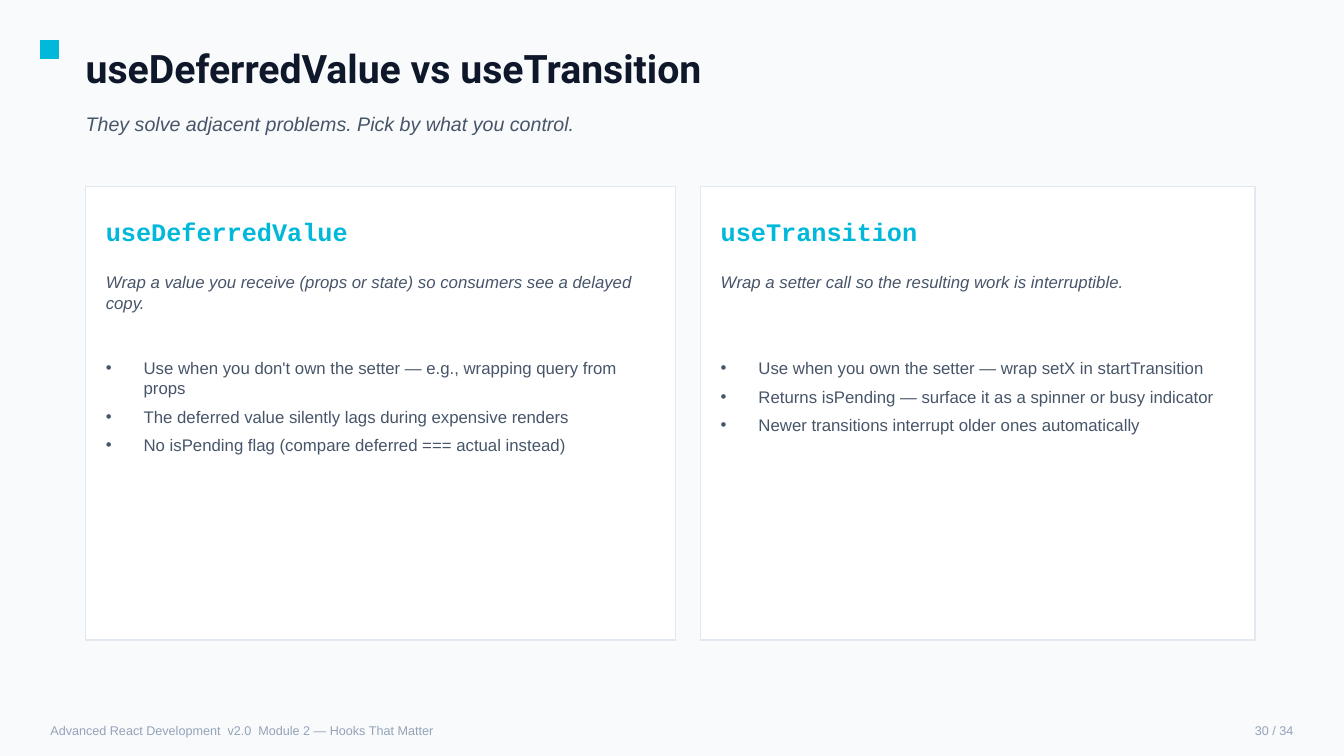
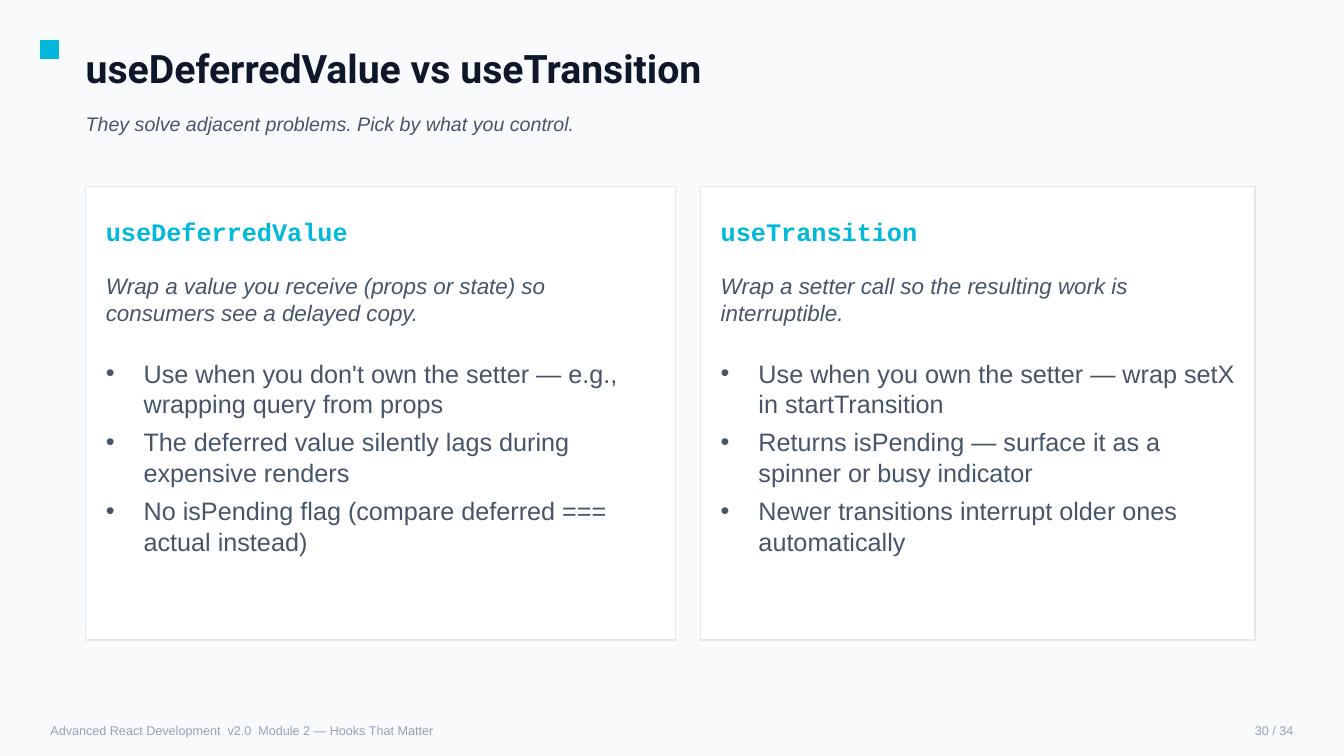
Before and after one commit to chrisminnick/advanced-react-19, a slide deck: slide 60 of instructor/advanced_react_v2.pptx. Drawn at 1344x756 pixels with LibreOffice and Linux fonts; fonts in the diff are those of the drawing. Boxes give left, top, right and bottom in pixels: in the first picture for what was removed or moved away, otherwise in the second. Text is boxed around its words. In the diff, an @@ line names an element or a change of style, - is before the commit and + after.

```diff
--- a/instructor/advanced_react_v2.pptx
+++ b/instructor/advanced_react_v2.pptx
@@ text "Wrap a value you receive ..." at bbox=[106, 277, 545, 326]: size 12 to 16 pt @@
@@ text "Wrap a setter call so ..." at bbox=[721, 277, 1127, 326]: size 12 to 16 pt @@
@@ text "Use when you don't own ..." at bbox=[144, 364, 617, 556]: size 12 to 18 pt @@
@@ text "Use when you own the ..." at bbox=[758, 364, 1234, 556]: size 12 to 18 pt @@
```
Also in this commit, not shown: 72 other slides changed, 6 other files.
